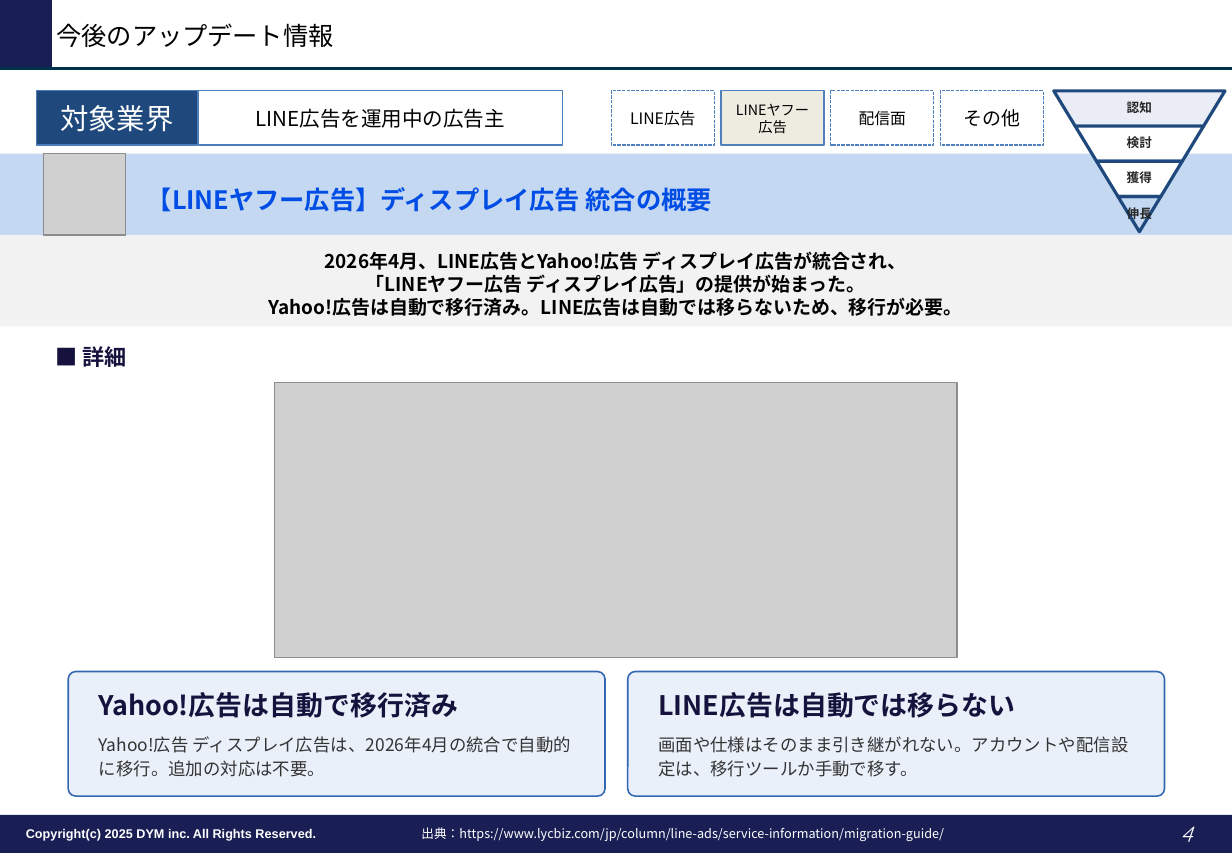
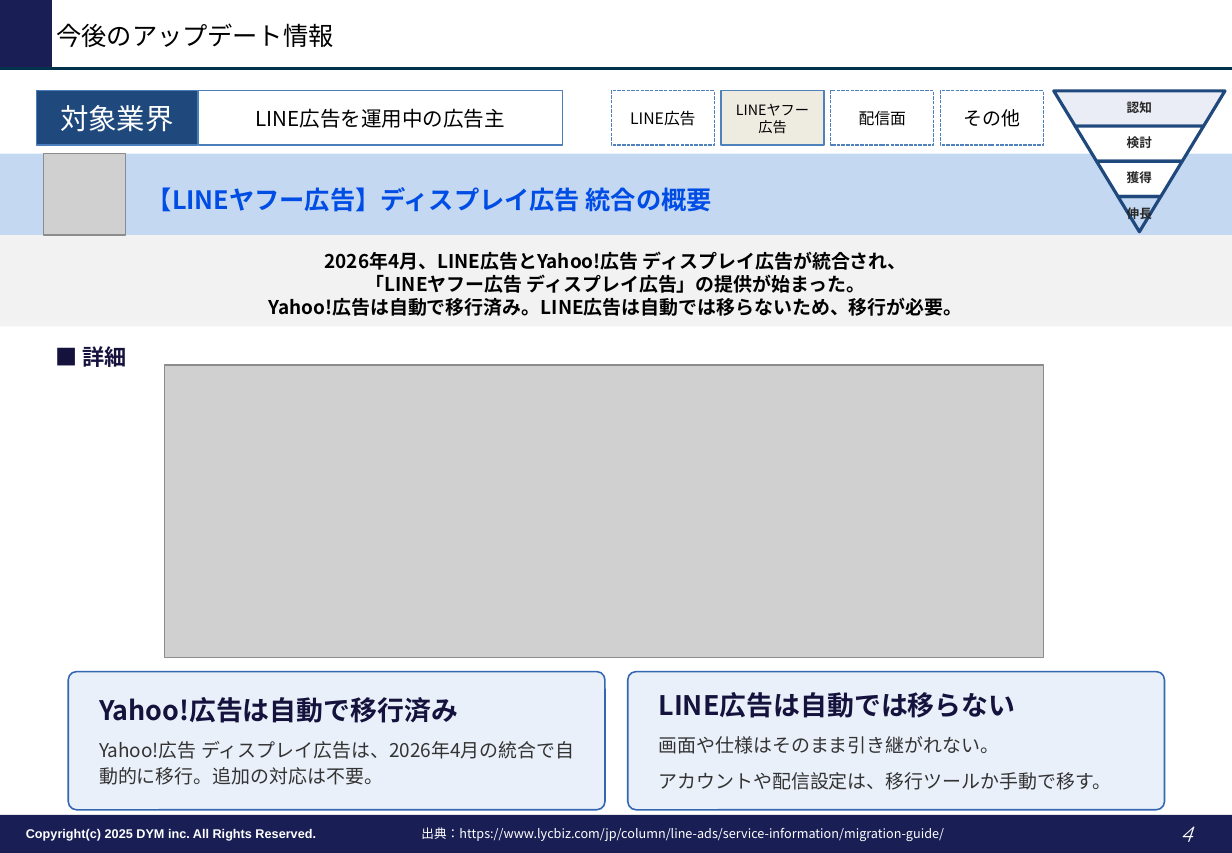
Before and after one commit to tonomura-r-dev/folder, a slide deck: slide 4 of LINE広告トレンドレポート_2026年10月.pptx. Drawn at 1232x853 pixels with LibreOffice and Linux fonts; fonts in the diff are those of the drawing; grey boxes stand for pictures; background and template pictures are left out. Boxes give left, top, right and bottom in pixels: in the first picture for what was removed or moved away, otherwise in the second. Text is boxed around its words. In the diff, an @@ line names an element or a change of style, - is before the commit and + after.

```diff
--- a/LINE広告トレンドレポート_2026年10月.pptx
+++ b/LINE広告トレンドレポート_2026年10月.pptx
@@ picture: place and size @@
-picture at [275, 382, 958, 658]
+picture at [165, 365, 1044, 659]
@@ rounded rectangle "Yahoo!広告は自動で移行済み": place and size @@
-rounded rectangle "Yahoo!広告は自動で移行済み" at [68, 671, 605, 796]
+rounded rectangle "Yahoo!広告は自動で移行済み" at [68, 671, 605, 810]
@@ rounded rectangle "LINE広告は自動では移らない": place and size @@
-rounded rectangle "LINE広告は自動では移らない" at [628, 671, 1165, 796]
+rounded rectangle "LINE広告は自動では移らない" at [628, 671, 1165, 810]
@@ text in rounded rectangle at [99, 741, 574, 785]: size 11 to 12 pt in "Yahoo!広告 ディスプレイ広告は、2026年4月の統合で自動的に移行。追加の対応は不要。" @@
@@ text in rounded rectangle at [659, 736, 1112, 790]: text changed; size 11 to 12 pt @@
-画面や仕様はそのまま引き継がれない。アカウントや配信設定は、移行ツールか手動で移す。
+画面や仕様はそのまま引き継がれない。
+アカウントや配信設定は、移行ツールか手動で移す。
```
Also in this commit, not shown: 2 other slides changed, 2 other files.
